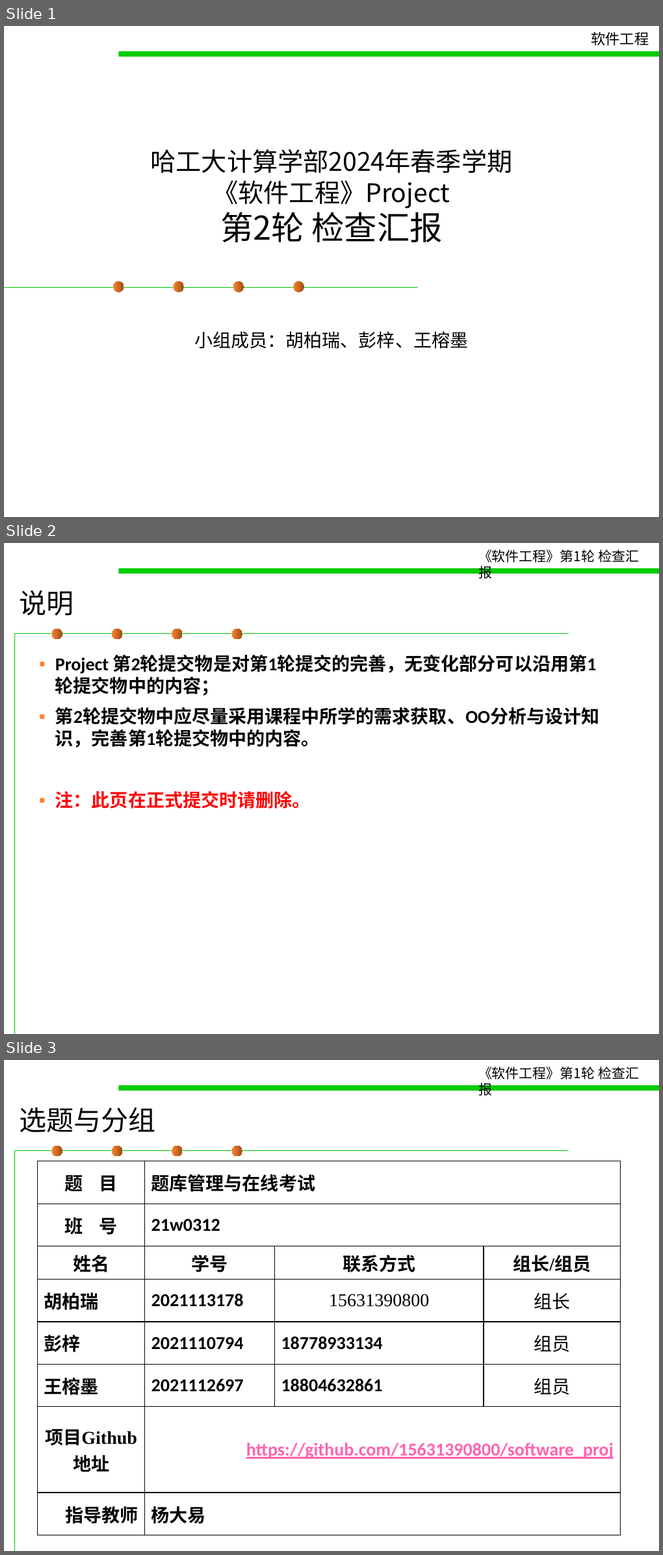
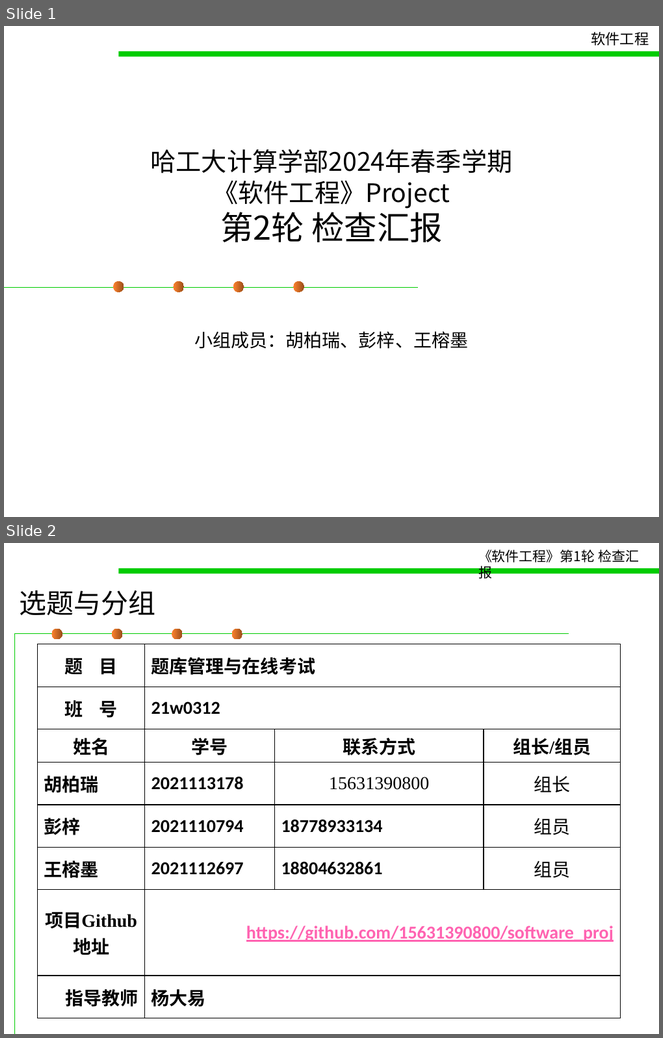
Before and after one commit to 15631390800/software_proj, a slide deck: Project 第2轮验收.pptx. Shown one above the other, each under a label of ours: slides 1, 2 and 3 before the commit, slides 1 and 2 after it. The pictures are 663x1555 and 663x1038 pixels, drawn with LibreOffice and Linux fonts; fonts in the diff are those of the drawing; background and template pictures are left out. Boxes give left, top, right and bottom in pixels: in the first picture for what was removed or moved away, otherwise in the second. Text is boxed around its words. In the diff, an @@ line names an element or a change of style, - is before the commit and + after.

```diff
--- a/Project 第2轮验收.pptx
+++ b/Project 第2轮验收.pptx
@@ slide 2 removed at bbox=[4, 543, 659, 1034], background #FFFFFF; not listed: 7 template elements that a slide beside it also shows @@
@@ title removed at bbox=[20, 590, 74, 616] @@
-说明
@@ text removed at bbox=[55, 655, 600, 809] @@
-▪ Project 第2轮提交物是对第1轮提交的完善，无变化部分可以沿用第1轮提交物中的内容；
-▪ 第2轮提交物中应尽量采用课程中所学的需求获取、OO分析与设计知识，完善第1轮提交物中的内容。
-▪ 注：此页在正式提交时请删除。
@@ what was slide 3 is now slide 2 @@
```
Also in this commit, not shown: 6 slides changed, 1 slide added, 6 other files.
